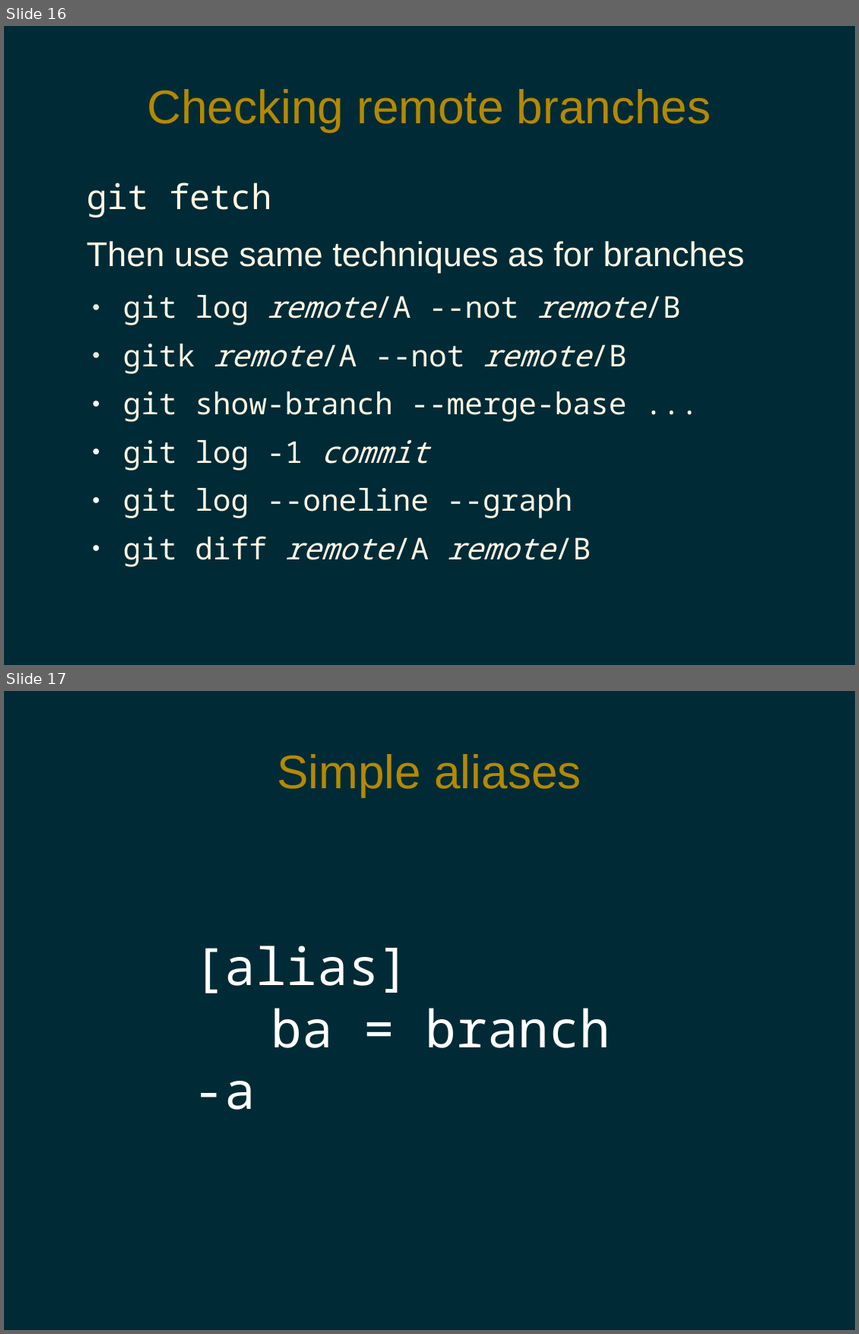
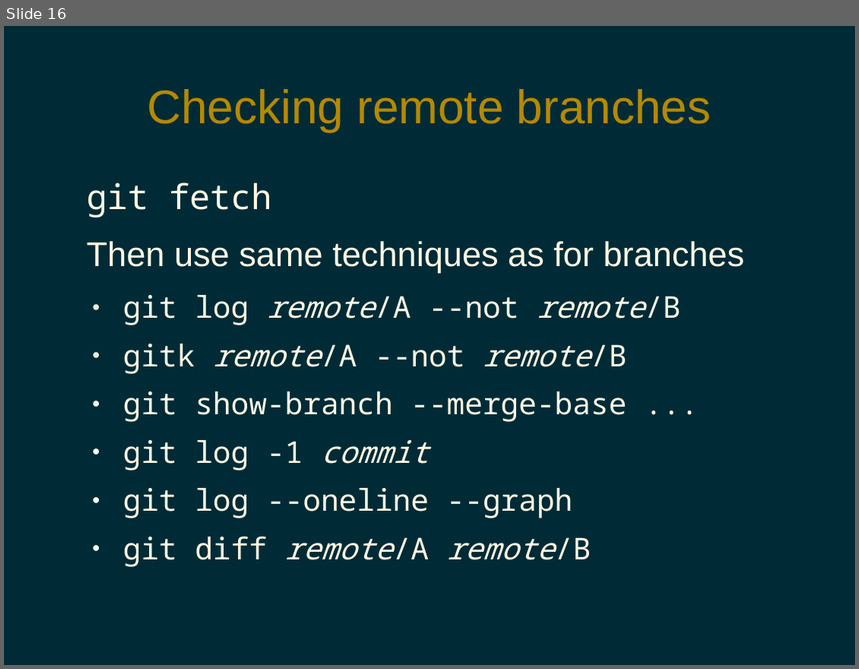
Before and after one commit to pdg137/gitpres, a slide deck: advanced.odp. Shown one above the other, each under a label of ours: slides 16 and 17 before the commit, slide 16 after it. The pictures are 859x1334 and 859x669 pixels, drawn with LibreOffice and Linux fonts; fonts in the diff are those of the drawing. Boxes give left, top, right and bottom in pixels: in the first picture for what was removed or moved away, otherwise in the second. Text is boxed around its words. In the diff, an @@ line names an element or a change of style, - is before the commit and + after.

Commit message:
removed aliases, added post-recieve

```diff
--- a/advanced.odp
+++ b/advanced.odp
@@ slide 17 removed at bbox=[4, 691, 855, 1330], background #002B36 @@
@@ title removed at bbox=[278, 754, 581, 797] @@
-Simple aliases
@@ text removed at bbox=[194, 946, 611, 1110] @@
-[alias]
-ba = branch -a
```
Also in this commit, not shown: 4 slides changed, 1 slide added, 2 other slides removed.
